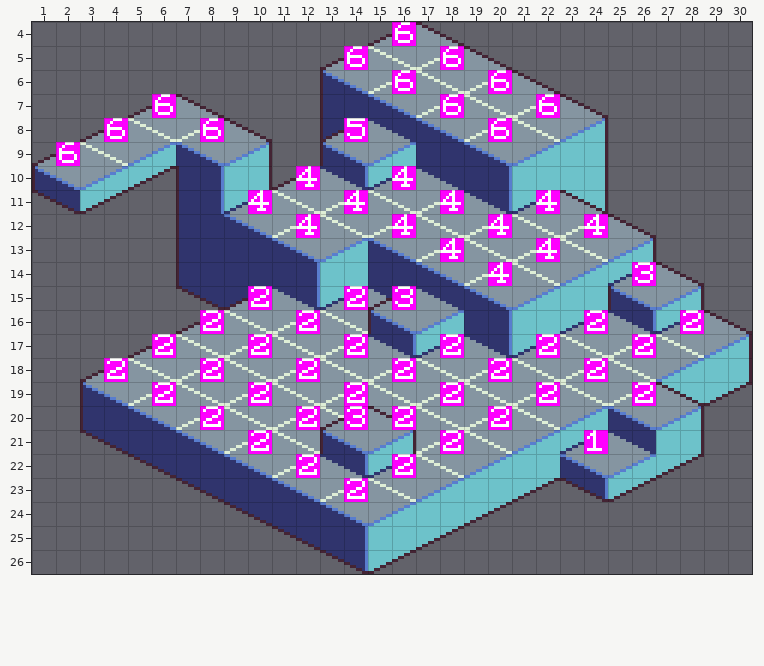
Two states of a Tiled map, assets/map/demo/map.tmx. Above: the version before the commit.
Cells are 8x8 px. Shown: x 1..30, y 4..26.
New version:
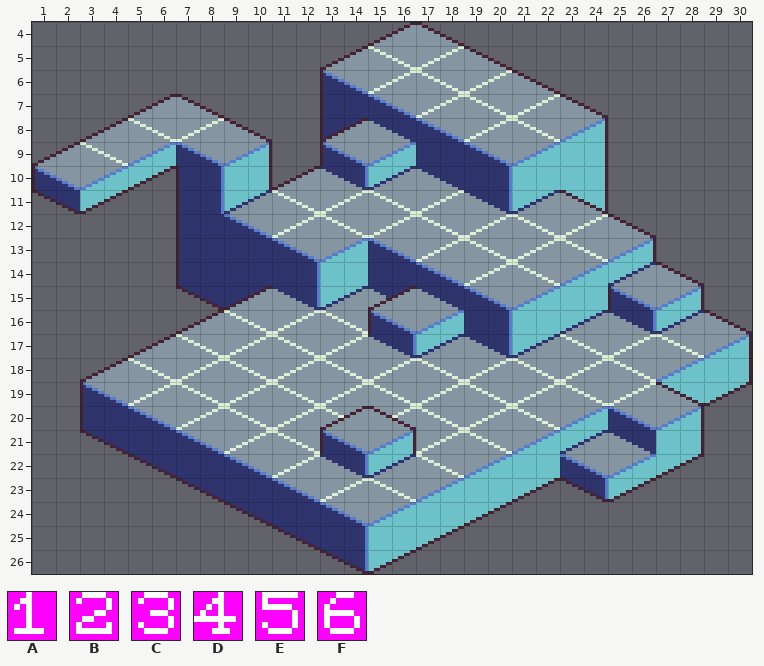
Key: from "attributes": A 49, B 50, C 51, D 52, E 53, F 54.
_ is an empty cell.
Commit message: now baking walk map
Diff:
Layer "walkable" (now hidden):
The tile that lay hidden is removed in row 4 at x 16; in row 5 at x 14 and 18; in row 6 at x 16 and 20; in row 7 at x 6, 18 and 22; in row 8 at x 4, 8, 14 and 20; in row 9 at x 2.
The tile that lay hidden is removed in row 10 at x 12 and 16; in row 11 at x 10, 14, 18 and 22; in row 12 at x 12, 16, 20 and 24; in row 13 at x 18 and 22; in row 14 at x 20 and 26; in row 15 at x 10, 14 and 16.
The tile that lay hidden is removed in row 16 at x 8, 12, 24 and 28; in row 17 at x 6, 10, 14, 18, 22 and 26; in row 18 at x 4, 8, 12, 16, 20 and 24; in row 19 at x 6, 10, 14, 18, 22 and 26; in row 20 at x 8, 12, 14, 16 and 20; in row 21 at x 10, 18 and 24.
The tile that lay hidden is removed in row 22 at x 12 and 16; in row 23 at x 14.
Layer "occlusion" (now hidden):
The tile that lay hidden is removed in row 15 at x 14; in row 19 at x 14; in row 20 at x 12 and 16.
Layer "height" (now hidden):
Tile A is removed in row 21 at x 24.
Tile B is removed in row 15 at x 10 and 14; in row 16 at x 8, 12, 24 and 28; in row 17 at x 6, 10, 14, 18, 22 and 26; in row 18 at x 4, 8, 12, 16, 20 and 24; in row 19 at x 6, 10, 14, 18, 22 and 26; in row 20 at x 8, 12, 16 and 20.
Tile B is removed in row 21 at x 10 and 18; in row 22 at x 12 and 16; in row 23 at x 14.
Tile C is removed in row 14 at x 26; in row 15 at x 16; in row 20 at x 14.
Tile D is removed in row 10 at x 12 and 16; in row 11 at x 10, 14, 18 and 22; in row 12 at x 12, 16, 20 and 24; in row 13 at x 18 and 22; in row 14 at x 20.
Tile E is removed in row 8 at x 14.
Tile F is removed in row 4 at x 16; in row 5 at x 14 and 18; in row 6 at x 16 and 20; in row 7 at x 6, 18 and 22; in row 8 at x 4, 8 and 20; in row 9 at x 2.
Changed places in both pictures, as pixel boxes (x1, y1, x2, y2):
removed: (56, 22, 704, 502)
